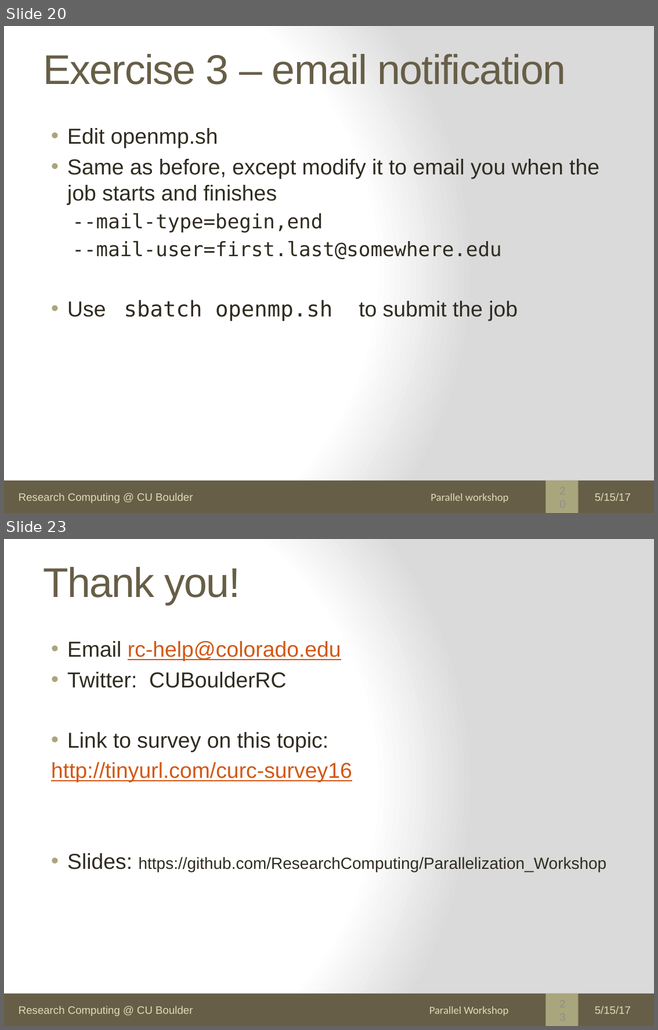
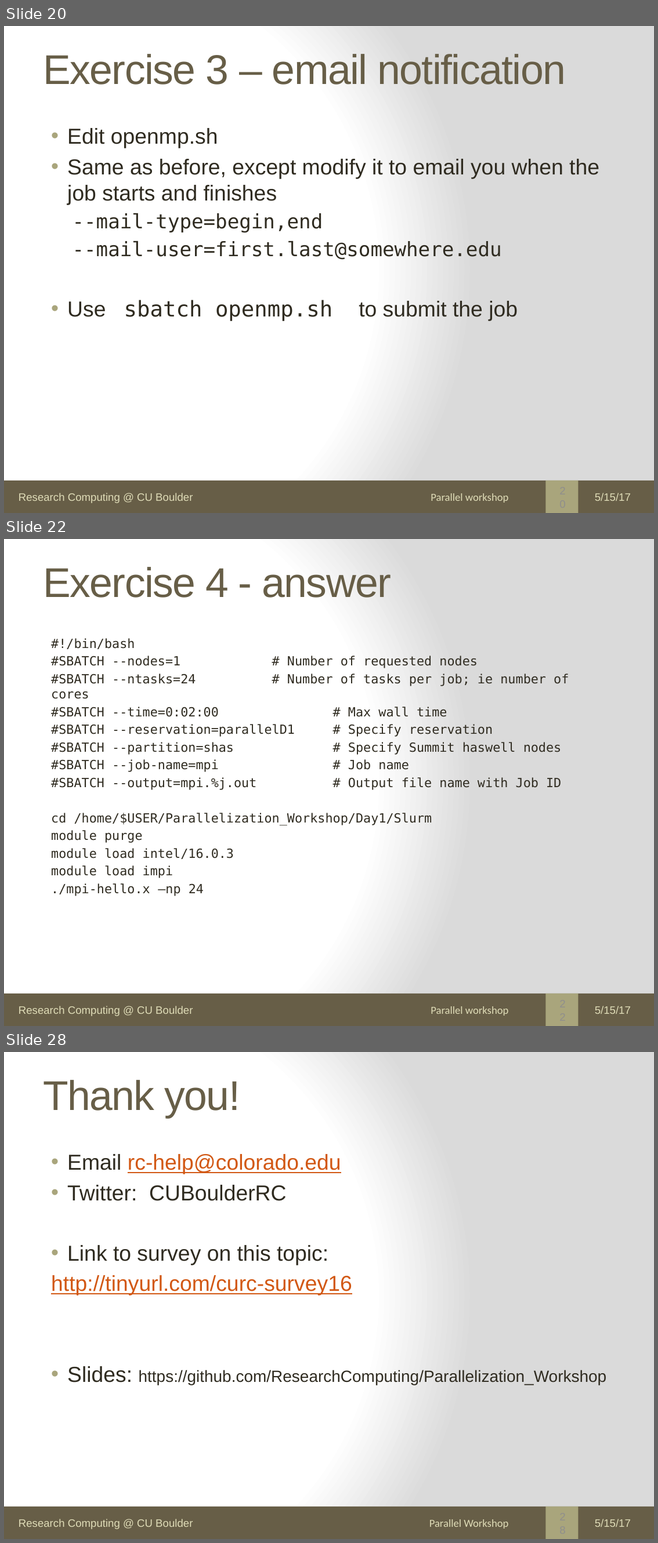
Before and after one commit to agamtomar/Parallelization_Workshop, a slide deck: Day1/Slurm-Parallel.pptx. Shown one above the other, each under a label of ours: slides 20 and 23 before the commit, slides 20, 22 and 28 after it; the slides between them are not shown. The pictures are 658x1030 and 658x1543 pixels, drawn with LibreOffice and Linux fonts; fonts in the diff are those of the drawing. Boxes give left, top, right and bottom in pixels: in the first picture for what was removed or moved away, otherwise in the second. Text is boxed around its words. In the diff, an @@ line names an element or a change of style, - is before the commit and + after.

Commit message:
second draft of Slurm materials

```diff
--- a/Day1/Slurm-Parallel.pptx
+++ b/Day1/Slurm-Parallel.pptx
@@ slide 22 added at (4, 539, 654, 1026), background gradient #FFFFFF to #DADADA; not listed: 3 template elements that a slide beside it also shows @@
@@ title added at (43, 567, 391, 598), 46 pt, text #675E47 @@
+Exercise 4 - answer
@@ text added at (51, 638, 568, 896), 14 pt, text #2F2B20 @@
+#!/bin/bash
+#SBATCH --nodes=1 # Number of requested nodes
+#SBATCH --ntasks=24 # Number of tasks per job; ie number of cores
+#SBATCH --time=0:02:00 # Max wall time
+#SBATCH --reservation=parallelD1 # Specify reservation
+#SBATCH --partition=shas # Specify Summit haswell nodes
+#SBATCH --job-name=mpi # Job name
+#SBATCH --output=mpi.%j.out # Output file name with Job ID
+cd /home/$USER/Parallelization_Workshop/Day1/Slurm
+module purge
+module load intel/16.0.3
+module load impi
+./mpi-hello.x –np 24
@@ text added at (430, 1006, 508, 1016), 12 pt, text #DFDCB7 @@
+Parallel workshop
@@ page number added at (552, 1000, 572, 1020), 12 pt, text #8F8F8D @@
+22
@@ text added at (594, 1006, 630, 1014), 12 pt, text #DFDCB7 @@
+5/15/17
@@ what was slide 23 is now slide 28 @@
@@ page number at (552, 1513, 572, 1533): text changed @@
-23
+28
```
Also in this commit, not shown: 2 slides changed, 4 other slides added.
